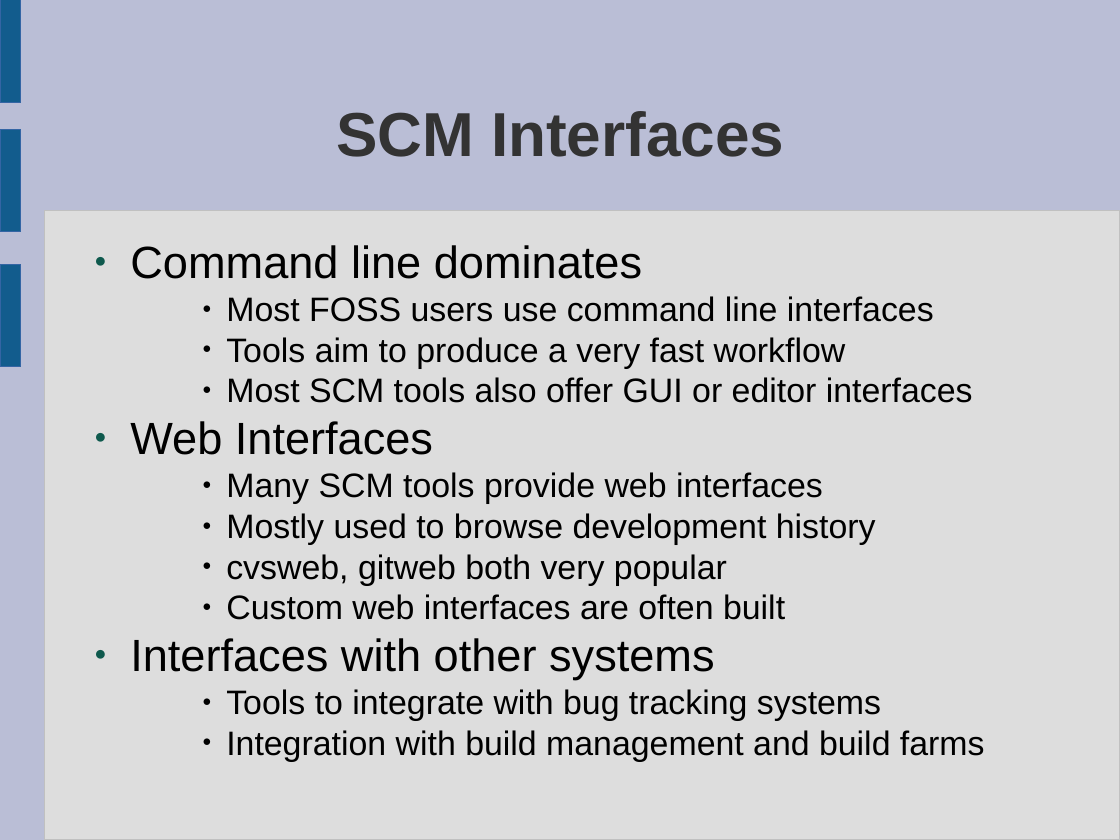
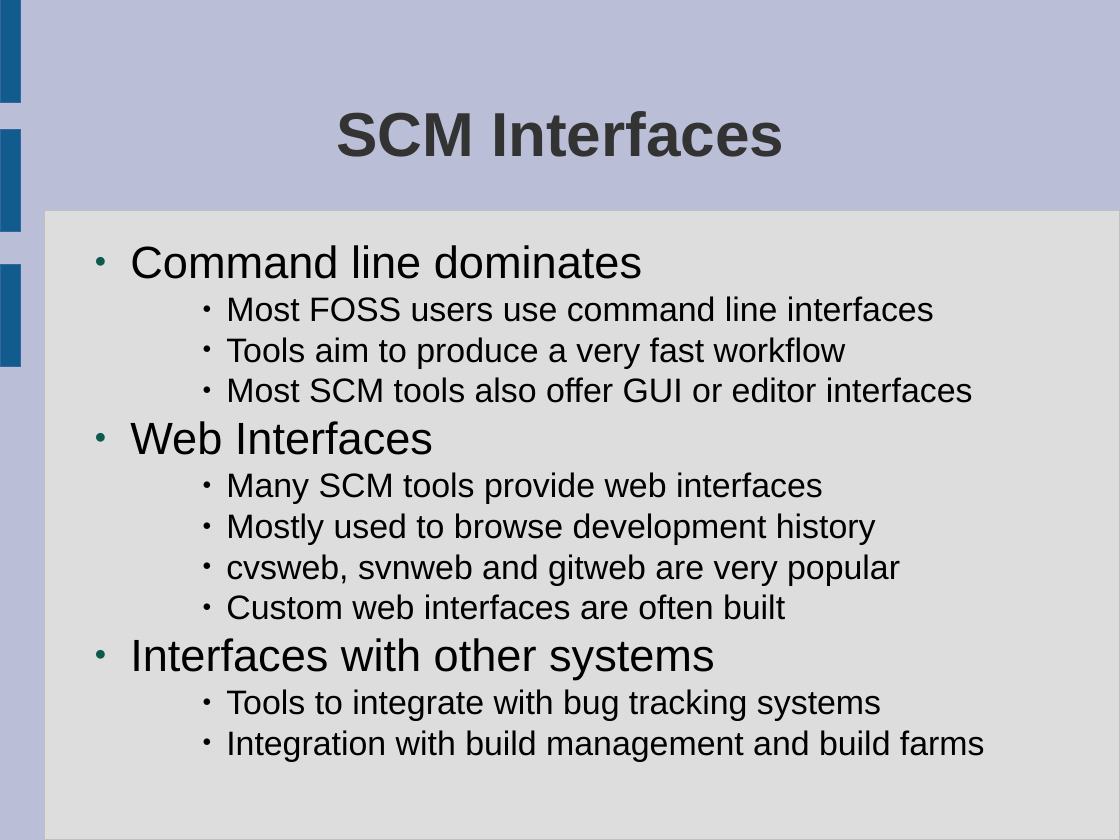
Before and after one commit to laurencesmart/comp8440, a slide deck: slide 11 of lectures/source_code_management.odp. Drawn at 1120x840 pixels with LibreOffice and Linux fonts; fonts in the diff are those of the drawing. Boxes give left, top, right and bottom in pixels: in the first picture for what was removed or moved away, otherwise in the second. Text is boxed around its words. In the diff, an @@ line names an element or a change of style, - is before the commit and + after.

```diff
--- a/lectures/source_code_management.odp
+++ b/lectures/source_code_management.odp
@@ text at (226, 554, 900, 585): text changed @@
-    ● cvsweb, gitweb both very popular
+    ● cvsweb, svnweb and gitweb are very popular
```
Also in this commit, not shown: 1 other slide changed, 6 other files.
